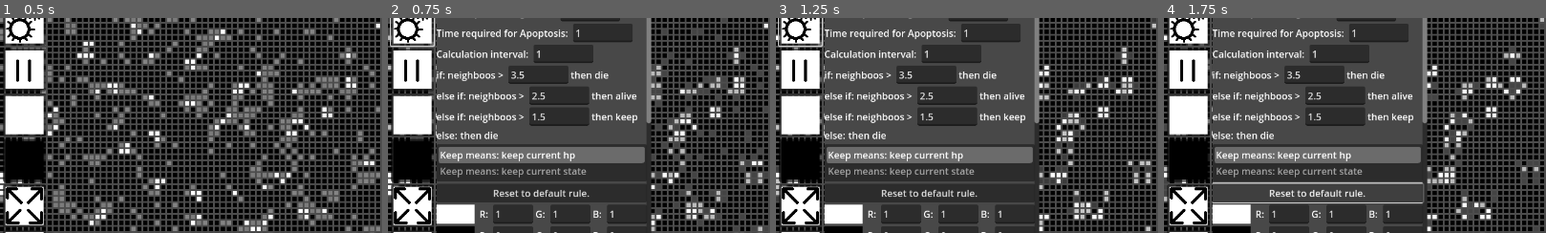
Above: before the commit, frames 1-4 (left to right).
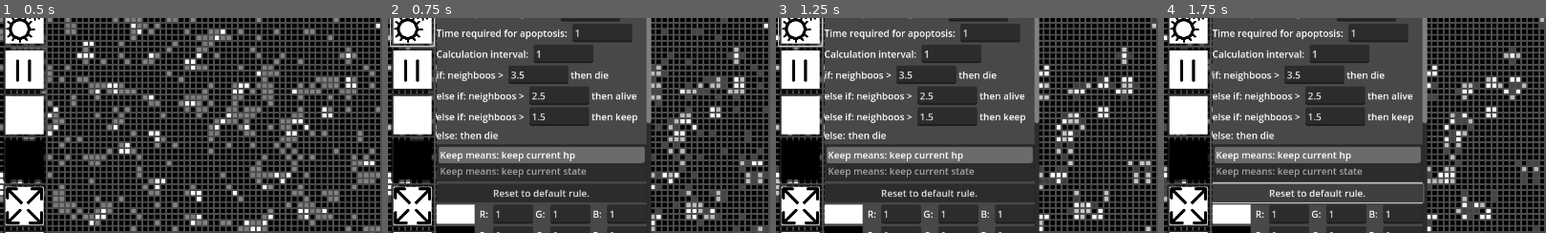
Above: after the commit, the same moments.

Repository: PixelFoxGames/FloatAutoCellular
Game: Godot game, scene res://Scenes/MainScene.tscn
Same seed, same stepped clock (60 frames per second), same inputs: the game is played once before the commit and once after it.
Inputs (mouse positions are % of the whole screen's width and height, from its top left):
- Up to frame 1 (0.5 s): no input
- Up to frame 2 (0.75 s): click (3, 6) at 0.5 s
- Up to frame 3 (1.25 s): no input
- Up to frame 4 (1.75 s): click "Reset to default rule." at 1.25 s
The pictures show only the part of the screen within x 0-50%, y 4-54%; the shares and areas given below are measured in that part.

Frame 1 is identical in both runs. In frame 2, 0.3% of the frame differs, in the area x 34-64%, y 3-12%; in frame 3, 0.3%; in frame 4, 0.3%.

Commit message:
Add files via upload

Diff:
--- a/FloatAutoCellular/Scenes/UI/UI.tscn
+++ b/FloatAutoCellular/Scenes/UI/UI.tscn
@@ -79,7 +79,7 @@
 
 [node name="Label" type="Label" parent="HBoxContainer/ScrollContainer/ColorRect/VBoxContainer/ApoptosisTime"]
 layout_mode = 2
-text = "Time required for Apoptosis: "
+text = "Time required for apoptosis: "
 label_settings = SubResource("LabelSettings_rua0f")
 
 [node name="ApoptosisTimeEdit" type="LineEdit" parent="HBoxContainer/ScrollContainer/ColorRect/VBoxContainer/ApoptosisTime"]
--- a/FloatAutoCellular/Scripts/Class/MatrixClass.gd
+++ b/FloatAutoCellular/Scripts/Class/MatrixClass.gd
@@ -14,7 +14,50 @@
 var AnimFloatMatrix: Array;
 
 var IsKeepMeansKeepCellHp:bool = true;
-#var CellHpChangeMatrix: Array;
+
+####################################################################################################
+#CalcCellState's rule
+var NeighboorLessLiveMoreDie:float = 3.5;
+var NeighboorLessKeepMoreLive:float = 2.5;
+var NeighboorLessDieMoreKeep:float = 1.5;
+
+func InitNeighboorLessLiveMoreDieValue(value: float) -> bool:
+	if value > 8:
+		value = 8;
+	elif value < 0:
+		value = 0;
+	NeighboorLessLiveMoreDie = value;
+	var hasChangeOtherValue = false;
+	if NeighboorLessKeepMoreLive > value:
+		InitNeighboorLessKeepMoreLiveValue(value);
+		hasChangeOtherValue = true;
+	return hasChangeOtherValue;
+func InitNeighboorLessKeepMoreLiveValue(value: float) -> bool:
+	if value > 8:
+		value = 8;
+	elif value < 0:
+		value = 0;
+	NeighboorLessKeepMoreLive = value;
+	var hasChangeOtherValue = false;
+	if NeighboorLessLiveMoreDie < value:
+		InitNeighboorLessLiveMoreDieValue(value);
+		hasChangeOtherValue = true;
+	if NeighboorLessDieMoreKeep > value:
+		InitNeighboorLessDieMoreKeepValue(value);
+		hasChangeOtherValue = true;
+	return hasChangeOtherValue;
+func InitNeighboorLessDieMoreKeepValue(value: float) -> bool:
+	if value > 8:
+		value = 8;
+	elif value < 0:
+		value = 0;
+	NeighboorLessDieMoreKeep = value;
+	var hasChangeOtherValue = false;
+	if NeighboorLessKeepMoreLive < value:
+		InitNeighboorLessKeepMoreLiveValue(value);
+		hasChangeOtherValue = true;
+	return hasChangeOtherValue;
+####################################################################################################
 
 var rng:RandomNumberGenerator;
 
@@ -29,12 +72,10 @@
 		CalcFloatMatrix.append([]);
 		AnimFloatMatrix.append([]);
 		CellStateMatrix.append([]);
-		#CellHpChangeMatrix.append([]);
 		for y in range(MatrixLength):
 			CalcFloatMatrix[x].append(0);
 			AnimFloatMatrix[x].append(0);
 			CellStateMatrix[x].append(DataStruct.CellState.DIE);
-			#CellHpChangeMatrix[x].append(false);
 	RandomMatrix(p);
 
 func RandomMatrix(p: int) -> void:
@@ -42,7 +83,6 @@
 	for x in range(1, MatrixWidth - 1):
 		for y in range(1, MatrixLength - 1):
 			randomInt = rng.randi_range(0, 99);
-			#CellHpChangeMatrix[x][y] = true;
 			if randomInt < p:# true
 				CalcFloatMatrix[x][y] = 1;
 				AnimFloatMatrix[x][y] = 1;
@@ -67,17 +107,11 @@
 				if currentHp > 1:
 					currentHp = 1;
 				AnimFloatMatrix[x][y] = currentHp;
-				#CellHpChangeMatrix[x][y] = true;
 			elif currentCellState == DataStruct.CellState.DYING:
 				currentHp = CalcFloatMatrix[x][y] - cellHpDownValue;
 				if currentHp < 0:
 					currentHp = 0;
 				AnimFloatMatrix[x][y] = currentHp;
-				#CellHpChangeMatrix[x][y] = true;
-			#elif currentCellState == DataStruct.CellState.KEEP:
-				#CellHpChangeMatrix[x][y] = true;
-			#else:
-				#CellHpChangeMatrix[x][y] = false;
 
 func CalcNextRound() -> void:
 	CalibrateMatrix();
@@ -89,7 +123,16 @@
 			for i in range(-1, 2):
 				for j in range(-1, 2):
 					neighboorsHP += CalcFloatMatrix[x + i][y + j];
-			currentCellState = MatrixVariable.CalcCellState(neighboorsHP);
+			#currentCellState = CalcCellState(neighboorsHP);
+			if neighboorsHP > NeighboorLessLiveMoreDie:
+				currentCellState = DataStruct.CellState.DYING;
+			elif neighboorsHP > NeighboorLessKeepMoreLive:
+				currentCellState =  DataStruct.CellState.LIVING;
+			elif neighboorsHP > NeighboorLessDieMoreKeep:
+				currentCellState =  DataStruct.CellState.KEEP;
+			else:
+				currentCellState =  DataStruct.CellState.DYING;
+
 			if currentCellState == DataStruct.CellState.KEEP and IsKeepMeansKeepCellHp == false:
 				currentCellState = CellStateMatrix[x][y];
 			CellStateMatrix[x][y] = currentCellState;
@@ -124,12 +167,8 @@
 					CellStateMatrix[x][y] = DataStruct.CellState.DIE;
 
 			if hasChangeHp:
-				#CellHpChangeMatrix[x][y] = true;
 				AnimFloatMatrix[x][y] = currentHp;
 				CalcFloatMatrix[x][y] = currentHp;
-			#else:
-				#CellHpChangeMatrix[x][y] = false;
-
 
 
 func SetCellStateInMatrix(x: int, y: int, willLive: bool = true) -> bool:
@@ -144,3 +183,44 @@
 		CalcFloatMatrix[x][y] = 0;
 		AnimFloatMatrix[x][y] = 0;
 	return true;
+
+"""
+class NeighboorsRule:
+	var NeighboorAmountList:Array[float];
+	var NeighboorStateList:Array[DataStruct.CellState];
+	var RuleLength:int;
+	var From0ToSmallestNeighboorAmountCellState:DataStruct.CellState;
+
+	func InitRule() -> void:
+		NeighboorAmountList = [];
+		NeighboorStateList = [];
+		RuleLength = 0;
+		From0ToSmallestNeighboorAmountCellState = DataStruct.CellState.DIE;
+	func AddRule(neighboorAmount: float, cellState:DataStruct.CellState):
+		if neighboorAmount > 8 || neighboorAmount < 0:
+			return;
+		if RuleLength == 0:
+			NeighboorAmountList.append(neighboorAmount);
+			NeighboorStateList.append(cellState);
+			RuleLength += 1;
+			return;
+		for i in range(RuleLength):
+			if i+1 > RuleLength-1:
+				InsertRule(i, neighboorAmount, cellState);
+				return;
+			elif neighboorAmount <= NeighboorAmountList[i] and neighboorAmount >= NeighboorAmountList[i+1]:
+				InsertRule(i+1, neighboorAmount, cellState);
+				return;
+	func ChangeFrom0ToSmallestNeighboorAmountCellState(cellState: DataStruct.CellState):
+		From0ToSmallestNeighboorAmountCellState = cellState;
+	func InsertRule(insertPosition: int, neighboorsAmount: int, cellState: DataStruct.CellState):
+		if NeighboorAmountList.insert(insertPosition, neighboorsAmount):
+			NeighboorStateList.insert(insertPosition, cellState);
+			RuleLength += 1;
+
+	func CalcCellState(neighboorsHp:float) -> DataStruct.CellState:
+		for i in range(RuleLength):
+			if neighboorsHp > NeighboorAmountList[i]:
+				return NeighboorStateList[i];
+		return From0ToSmallestNeighboorAmountCellState;
+"""
--- a/FloatAutoCellular/Scripts/GLOBAL/MatrixVariable.gd
+++ b/FloatAutoCellular/Scripts/GLOBAL/MatrixVariable.gd
@@ -15,56 +15,22 @@
 var MatrixWidth:int;
 var MatrixLength:int;
 
-var NeighboorLessLiveMoreDie:float = 3.5;
-var NeighboorLessKeepMoreLive:float = 2.5;
-var NeighboorLessDieMoreKeep:float = 1.5;
-
 func InitDefaultRules() -> void:
 	SetKeepMean(true);
 	InitTimerValue(1, 1, 1)
-	NeighboorLessLiveMoreDie = 3.5
-	NeighboorLessKeepMoreLive = 2.5
-	NeighboorLessDieMoreKeep = 1.5
+	Matrix.NeighboorLessLiveMoreDie = 3.5
+	Matrix.NeighboorLessKeepMoreLive = 2.5
+	Matrix.NeighboorLessDieMoreKeep = 1.5
 ####################################################################################################
 #Rule
 func SetKeepMean(isKeepMeansKeepCellHp:bool) -> void:
 	Matrix.SetKeepMean(isKeepMeansKeepCellHp);
 func InitNeighboorLessLiveMoreDieValue(value: float) -> bool:
-	if value > 8:
-		value = 8;
-	elif value < 0:
-		value = 0;
-	NeighboorLessLiveMoreDie = value;
-	var hasChangeOtherValue = false;
-	if NeighboorLessKeepMoreLive > value:
-		InitNeighboorLessKeepMoreLiveValue(value);
-		hasChangeOtherValue = true;
-	return hasChangeOtherValue;
+	return Matrix.InitNeighboorLessLiveMoreDieValue(value);
 func InitNeighboorLessKeepMoreLiveValue(value: float) -> bool:
-	if value > 8:
-		value = 8;
-	elif value < 0:
-		value = 0;
-	NeighboorLessKeepMoreLive = value;
-	var hasChangeOtherValue = false;
-	if NeighboorLessLiveMoreDie < value:
-		InitNeighboorLessLiveMoreDieValue(value);
-		hasChangeOtherValue = true;
-	if NeighboorLessDieMoreKeep > value:
-		InitNeighboorLessDieMoreKeepValue(value);
-		hasChangeOtherValue = true;
-	return hasChangeOtherValue;
+	return Matrix.InitNeighboorLessKeepMoreLiveValue(value);
 func InitNeighboorLessDieMoreKeepValue(value: float) -> bool:
-	if value > 8:
-		value = 8;
-	elif value < 0:
-		value = 0;
-	NeighboorLessDieMoreKeep = value;
-	var hasChangeOtherValue = false;
-	if NeighboorLessKeepMoreLive < value:
-		InitNeighboorLessKeepMoreLiveValue(value);
-		hasChangeOtherValue = true;
-	return hasChangeOtherValue;
+	return Matrix.InitNeighboorLessDieMoreKeepValue(value);
 ####################################################################################################
 #Time
 func InitTimerValue(growSpendTime:float, dieSpendTime:float, intervals:float) -> void:
@@ -102,15 +68,5 @@
 func CalcNextRound() -> void:
 	Matrix.CalcNextRound();
 
-func CalcCellState(neighboorHp:float) -> DataStruct.CellState:
-	if neighboorHp > NeighboorLessLiveMoreDie:
-		return DataStruct.CellState.DYING;
-	elif neighboorHp > NeighboorLessKeepMoreLive:
-		return DataStruct.CellState.LIVING;
-	elif neighboorHp > NeighboorLessDieMoreKeep:
-		return DataStruct.CellState.KEEP;
-	else:
-		return DataStruct.CellState.DYING;
-
 func SetCellStateInMatrix(x: int, y: int, willLive: bool = true) -> bool:
 	return Matrix.SetCellStateInMatrix(x, y, willLive);
--- a/FloatAutoCellular/Scripts/UI/UIManager.gd
+++ b/FloatAutoCellular/Scripts/UI/UIManager.gd
@@ -137,9 +137,9 @@
 ################################################################################
 # Adjust Edit text value
 func AdjustRuleValueEditText() -> void:
-	less_live_more_die_edit.text = str(MatrixVariable.NeighboorLessLiveMoreDie);
-	less_keep_more_live_edit.text = str(MatrixVariable.NeighboorLessKeepMoreLive);
-	less_die_more_keep_edit.text = str(MatrixVariable.NeighboorLessDieMoreKeep);
+	less_live_more_die_edit.text = str(MatrixVariable.Matrix.NeighboorLessLiveMoreDie);
+	less_keep_more_live_edit.text = str(MatrixVariable.Matrix.NeighboorLessKeepMoreLive);
+	less_die_more_keep_edit.text = str(MatrixVariable.Matrix.NeighboorLessDieMoreKeep);
 func AdjustTimeValueEditText() -> void:
 	growth_time_edit.text = str(MatrixVariable.CellGrowSpendTime);
 	apoptosis_time_edit.text = str(MatrixVariable.CellDieSpendTime);
